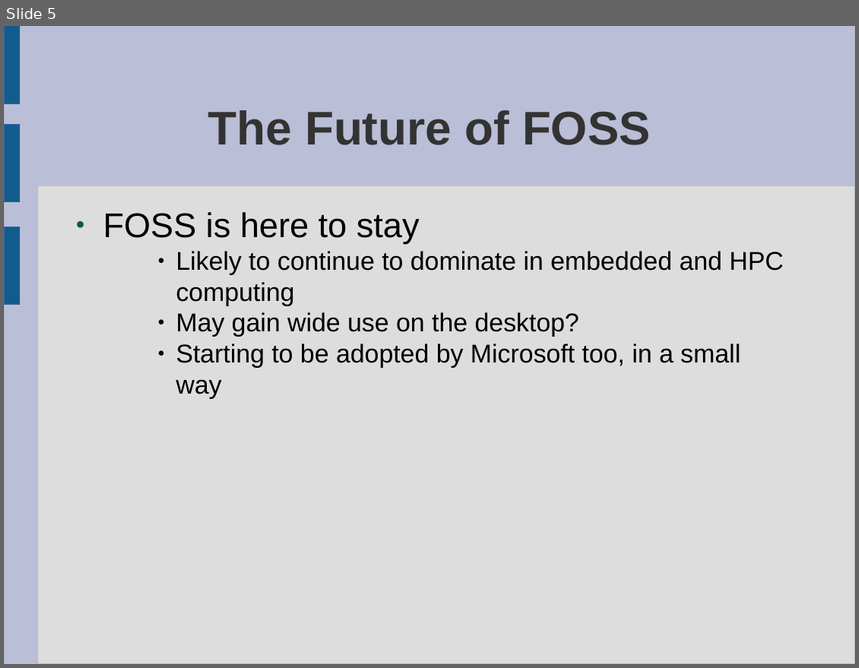
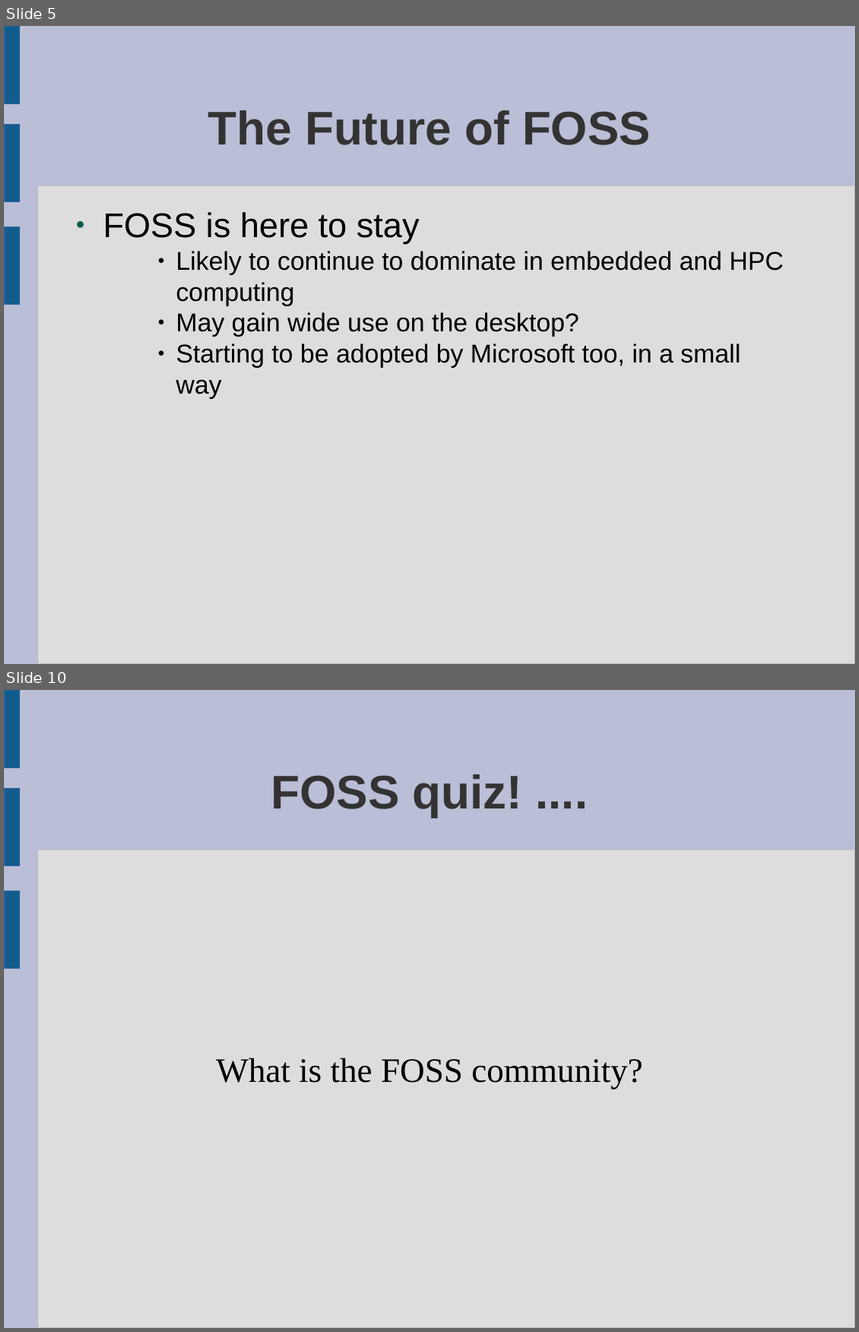
Before and after one commit to laurencesmart/comp8440, a slide deck: lectures/release_early.odp. Shown one above the other, each under a label of ours: slide 5 before the commit, slides 5 and 10 after it; the slides between them are not shown. The pictures are 859x668 and 859x1332 pixels, drawn with LibreOffice and Linux fonts; fonts in the diff are those of the drawing. Boxes give left, top, right and bottom in pixels: in the first picture for what was removed or moved away, otherwise in the second. Text is boxed around its words. In the diff, an @@ line names an element or a change of style, - is before the commit and + after.

Commit message:
added quiz to the last lecture

```diff
--- a/lectures/release_early.odp
+++ b/lectures/release_early.odp
@@ slide 10 added at [4,690,855,1328], background #BABED6; not listed: 4 template elements that a slide beside it also shows @@
@@ title added at [272,774,523,818], 44 pt, text #333333, bold @@
+FOSS quiz! ....
@@ subtitle added at [216,1058,643,1089], 32 pt, text #000000 @@
+What is the FOSS community?
```
Also in this commit, not shown: 15 other slides added.
